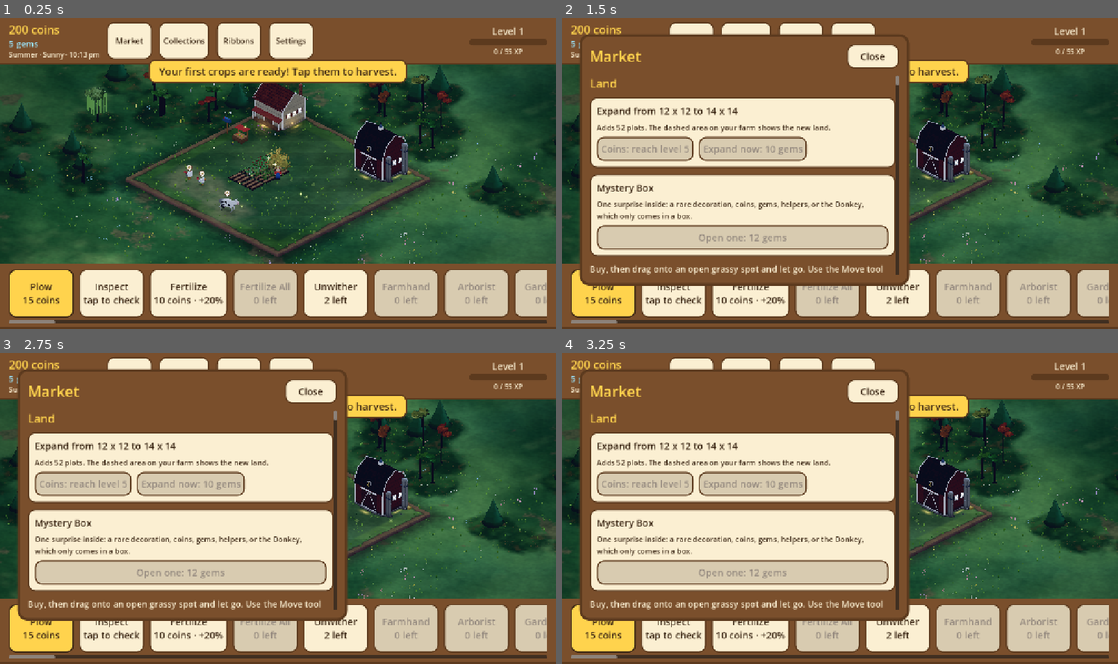
Above: before the commit, frames 1-4 (two rows, left to right).
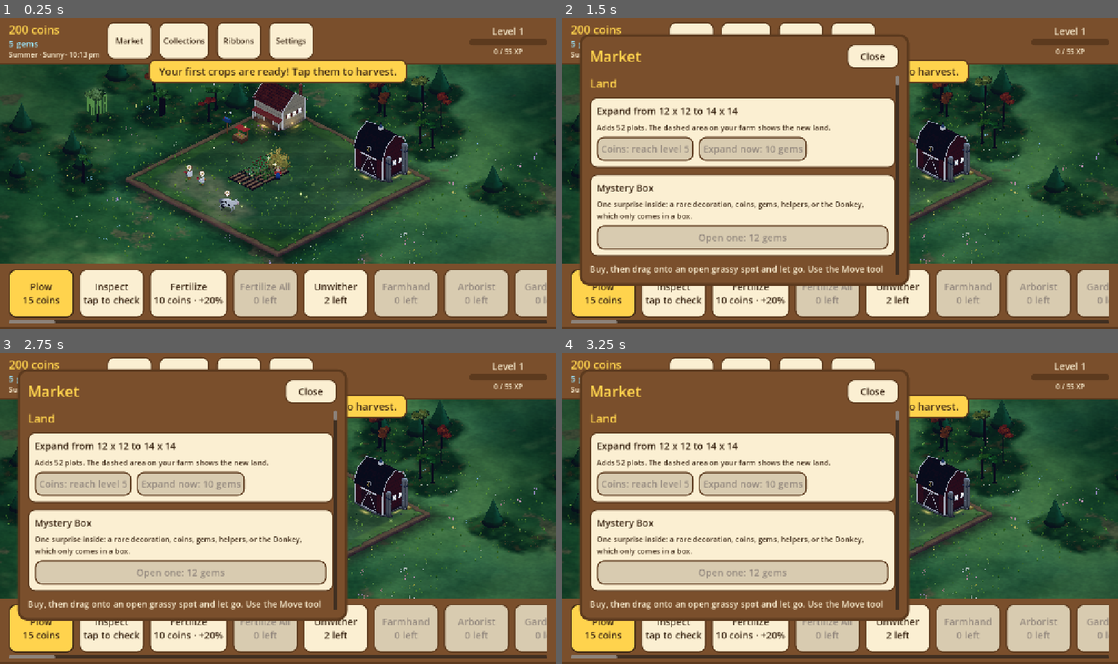
Above: after the commit, the same moments.

Repository: aniket-patra-1998/farm-game
Game: Godot game, scene res://scenes/main.tscn
The game is run twice, just before and just after one commit, with the same random seed, the same clock (stepped at 60 frames per second) and the same inputs.
Inputs:
- Up to frame 1 (0.25 s): no input
- Up to frame 2 (1.5 s): click "Market" at 0.5 s; click "Collections" at 1.25 s
- Up to frame 3 (2.75 s): click "Ribbons" at 2 s
- Up to frame 4 (3.25 s): click "Plow 15 coins" at 2.75 s

The runs differ from the first frame. In frame 1, 0.3% of the frame differs, in the area x 14-82%, y 17-48%; in frame 2, 0.2%; in frame 3, 0.2%; in frame 4, 0.2%.

Commit message:
Trees: trunks 5% shorter (TRUNK_LENGTH), never under 40% of the height
Trees are built to stand 1.5 tiles (scale_guide.json stand), then their trunk is drawn 5% shorter; the tree
height range starts at 1.4 so the shorter trunk is not scaled back up.

Co-Authored-By: Claude Opus 5.5 <noreply@anthropic.com>
Claude-Session: https://claude.ai/code/session_014fNSr1LTa4ZmUtF6K6voar

Diff:
--- a/data/scale_guide.json
+++ b/data/scale_guide.json
@@ -1,8 +1,12 @@
 {
   "_doc": "How tall each kind of thing should stand, in tiles (scripts/world3d/scale_guide.gd): [lowest, highest]. A mo …(289 unchanged characters)…
+  "stand": {
+    "_doc": "How tall a tree is built to stand (TreeModel lengthens a short kind's trunk to reach it, times its own tallness); its trunk is then drawn a little shorter (TreeModel.TRUNK_LENGTH), so the tree range below starts under it.",
+    "tree": 1.5
+  },
   "heights": {
     "tree": [
-      1.5,
+      1.4,
       2.4
     ],
     "bloom": [
--- a/scripts/world3d/scale_guide.gd
+++ b/scripts/world3d/scale_guide.gd
@@ -10,6 +10,7 @@
 static var _ranges := {}
 static var _factors := {}
 static var _decor := {}
+static var _stands := {}
 
 
 ## What to multiply an item's size by so it stands within its kind's range (1.0 when it already does, or its
@@ -27,8 +28,15 @@
 	return f
 
 
-## The lowest a kind should stand, in tiles (0 when it has no range): trees reach it with their trunks.
+## How tall a kind is built to stand, in tiles (the data's `stand`, else the lowest of its range, else 0): trees
+## reach it with their trunks.
 static func lowest(kind: String) -> float:
+	if _stands.is_empty():
+		var parsed: Variant = JSON.parse_string(FileAccess.get_file_as_string(DATA))
+		_stands = (parsed as Dictionary).get("stand", {}) if parsed is Dictionary else {}
+		_stands[""] = 0.0      # read once, even when the data has none
+	if _stands.has(kind):
+		return float(_stands[kind])
 	var range_of: Array = _heights().get(kind, [])
 	return float(range_of[0]) if range_of.size() == 2 else 0.0
 
--- a/scripts/world3d/tree_model.gd
+++ b/scripts/world3d/tree_model.gd
@@ -18,7 +18,8 @@
 const COLOUR_SEED := 4177   # offsets the colour stream from the shape stream
 const CROWN_TRIM := 0.88      # every crown is drawn this share of its data's width (0.92 of that in height): lighter
 const CROWN_REACH_MAX := 0.5   # no crown reaches further from its trunk than this (of the tree's size): never a blob
-const TRUNK_SHARE := 0.42     # bare trunk shows for at least this share of a tree's height, under the lowest leaves
+const TRUNK_SHARE := 0.4      # bare trunk shows for at least this share of a tree's height, under the lowest leaves
+const TRUNK_LENGTH := 0.95    # every trunk is drawn this much of the length the rules above give it
 const TRUNK_TAPER := 0.85     # a trunk is a thin straight pole: its top is this much of its foot
 const TRUNK_LEAN := 0.03      # and it leans no more than this (radians)
 const META_SHARE := &"trunk_share"   # on a built tree: the share of its height that is bare trunk
@@ -202,6 +203,7 @@
 	var low: float = float(t["low"]) * shrink
 	var high: float = float(t["high"]) * shrink
 	var h := maxf(_trunk_for(sh, k, t, shrink), float(t["stand"]) - high)
+	h = maxf(h * TRUNK_LENGTH, (TRUNK_SHARE * high - low) / (1.0 - TRUNK_SHARE))   # a little shorter, never under the share
 	var lean: Vector3 = t["lean"]
 	var top := Vector3(lean.x * h, h, lean.z * h)
 	for i in range(first, root.get_child_count()):
--- a/tests/suites/world3d_test.gd
+++ b/tests/suites/world3d_test.gd
@@ -802,8 +802,8 @@
 		var h := ScaleGuide.height_of(id) * ScaleGuide.factor(id)
 		top[kind] = maxf(top[kind], h)
 		low[kind] = minf(low[kind], h)
-	_check(low["tree"] >= 1.49 and top["tree"] <= 2.41,
-		"trees stand 1.5-2.4 tiles (%.2f-%.2f)" % [low["tree"], top["tree"]])
+	_check(low["tree"] >= 1.39 and top["tree"] <= 2.41,
+		"trees stand 1.4-2.4 tiles (%.2f-%.2f)" % [low["tree"], top["tree"]])
 	_check(low["bloom"] >= 0.29 and top["bloom"] <= 0.51,
 		"blooms stand 0.3-0.5 (%.2f-%.2f)" % [low["bloom"], top["bloom"]])
 	_check(top["bloom"] < low["tree"], "the tallest flower is shorter than the shortest tree")
